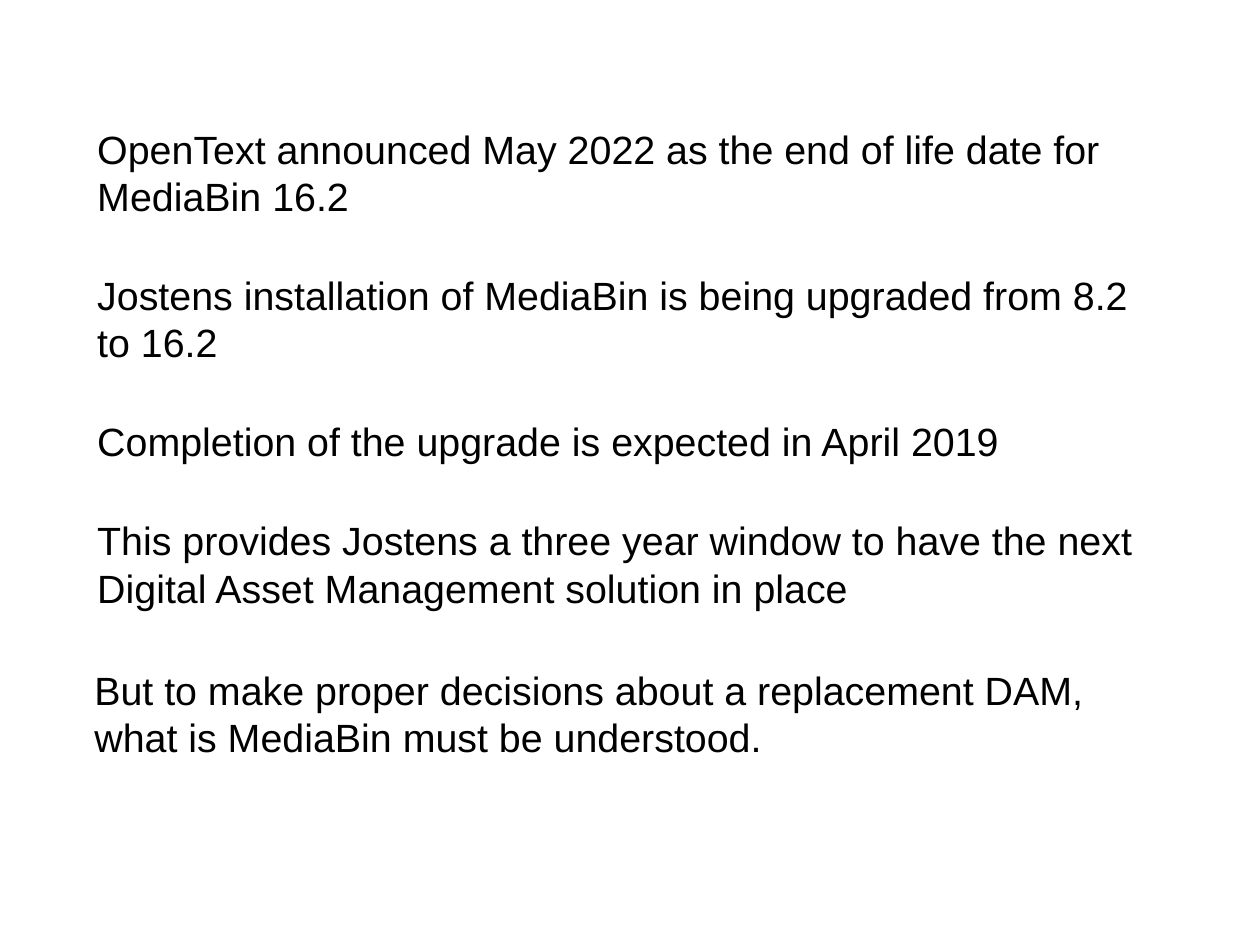
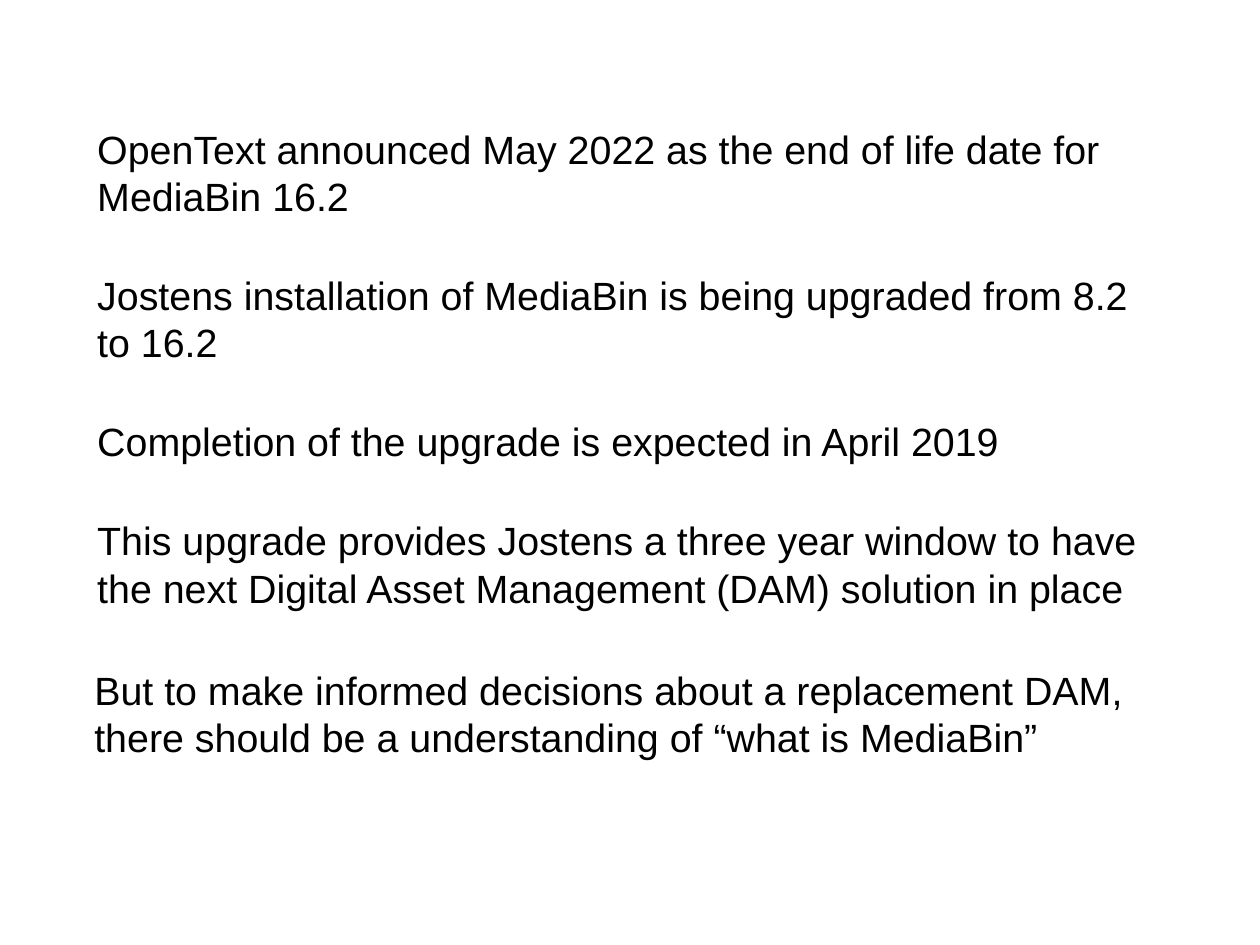
Before and after one commit to wshromoff/SOL, a slide deck: slide 2 of Files/Metadata_Groupings/Tables.pptx. Drawn at 1260x945 pixels with LibreOffice and Linux fonts; fonts in the diff are those of the drawing. Boxes give left, top, right and bottom in pixels: in the first picture for what was removed or moved away, otherwise in the second. Text is boxed around its words. In the diff, an @@ line names an element or a change of style, - is before the commit and + after.

Commit message:
Update to presentation

```diff
--- a/Files/Metadata_Groupings/Tables.pptx
+++ b/Files/Metadata_Groupings/Tables.pptx
@@ text at (97, 526, 1136, 611): text changed @@
-This provides Jostens a three year window to have the next Digital Asset Management solution in place
+This upgrade provides Jostens a three year window to have the next Digital Asset Management (DAM) solution in place
@@ text at (94, 676, 1122, 760): text changed @@
-But to make proper decisions about a replacement DAM, what is MediaBin must be understood.
+But to make informed decisions about a replacement DAM, there should be a understanding of “what is MediaBin”
```
Also in this commit, not shown: 1 other slide changed, 8 slides added, 1 other file.
